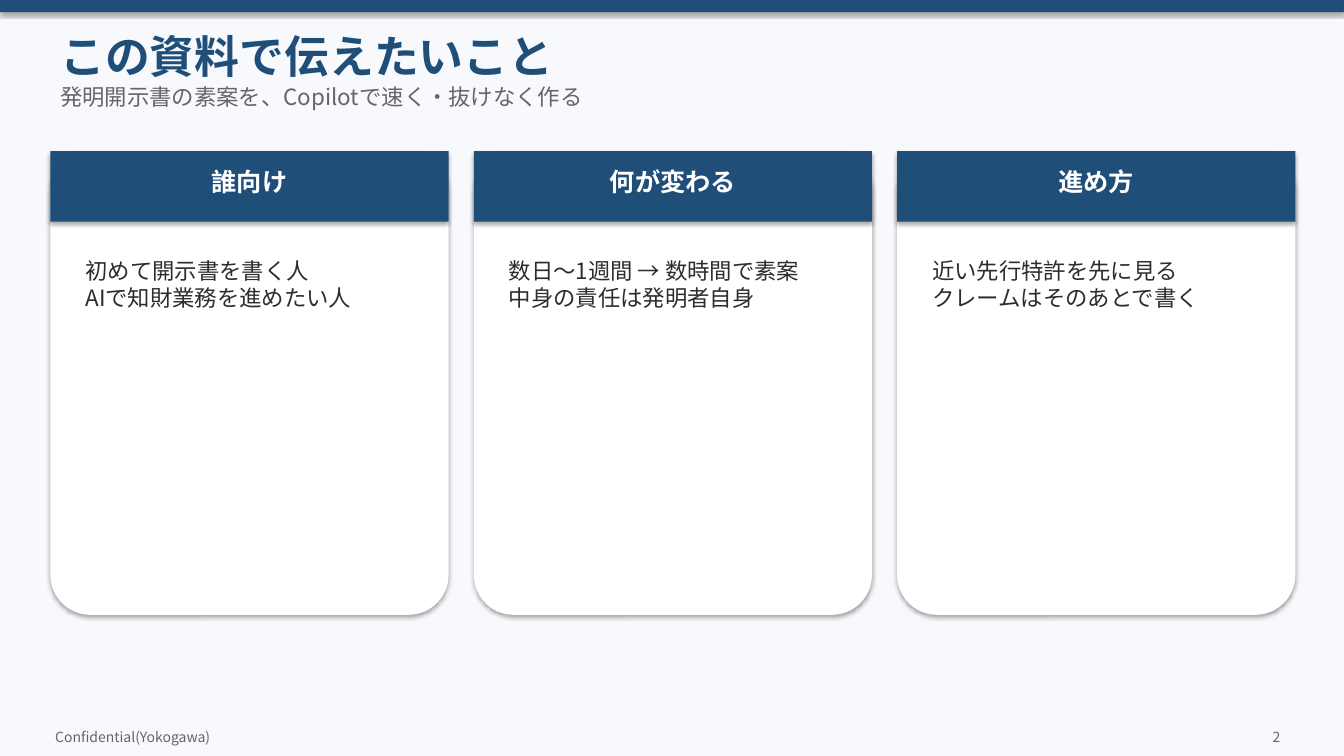
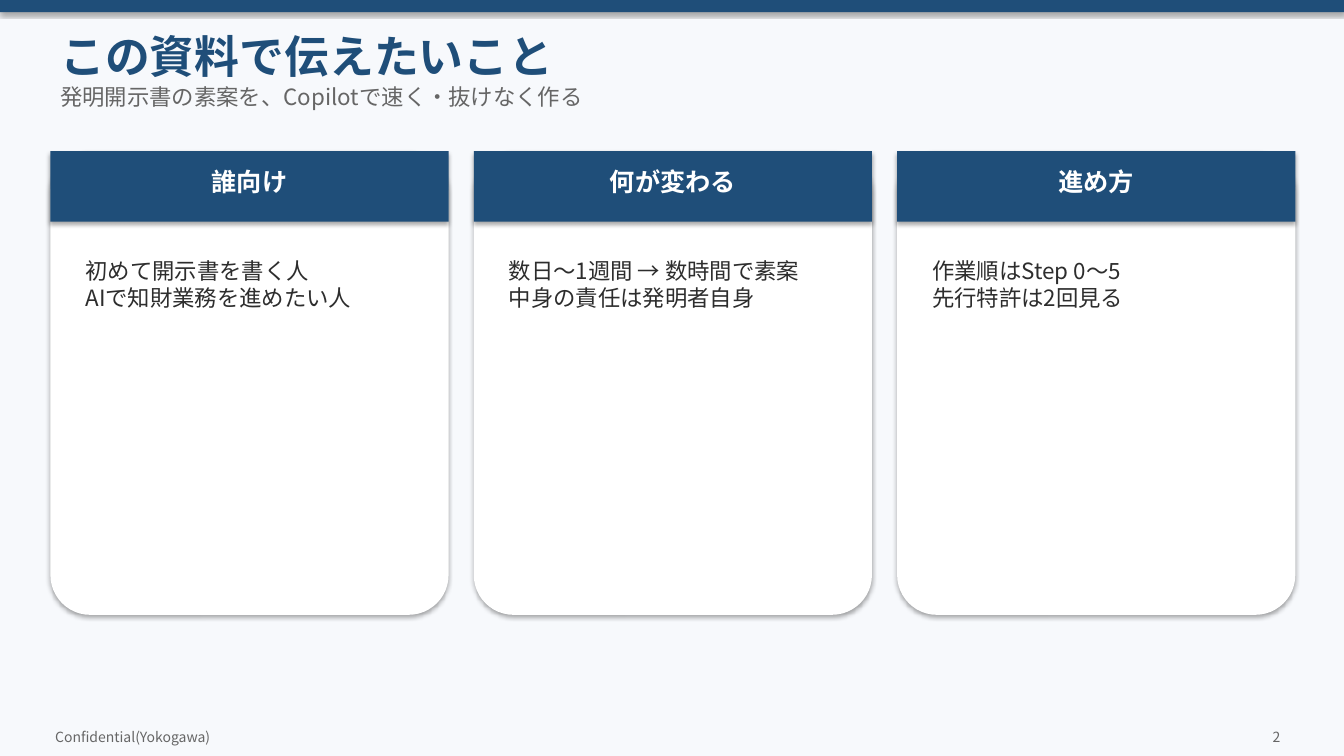
Before and after one commit to zhexingwang/ppt, a slide deck: slide 2 of decks/05_Copilot発明開示書/Copilot発明開示書_訂正反映.pptx. Drawn at 1344x756 pixels with LibreOffice and Linux fonts; fonts in the diff are those of the drawing. Boxes give left, top, right and bottom in pixels: in the first picture for what was removed or moved away, otherwise in the second. Text is boxed around its words. In the diff, an @@ line names an element or a change of style, - is before the commit and + after.

```diff
--- a/decks/05_Copilot発明開示書/Copilot発明開示書_訂正反映.pptx
+++ b/decks/05_Copilot発明開示書/Copilot発明開示書_訂正反映.pptx
@@ text at bbox=[932, 260, 1123, 308]: text changed @@
-近い先行特許を先に見る
-クレームはそのあとで書く
+作業順はStep 0〜5
+先行特許は2回見る
```
Also in this commit, not shown: 11 other slides changed, 14 slides added, 1 slide removed, 28 other files.
